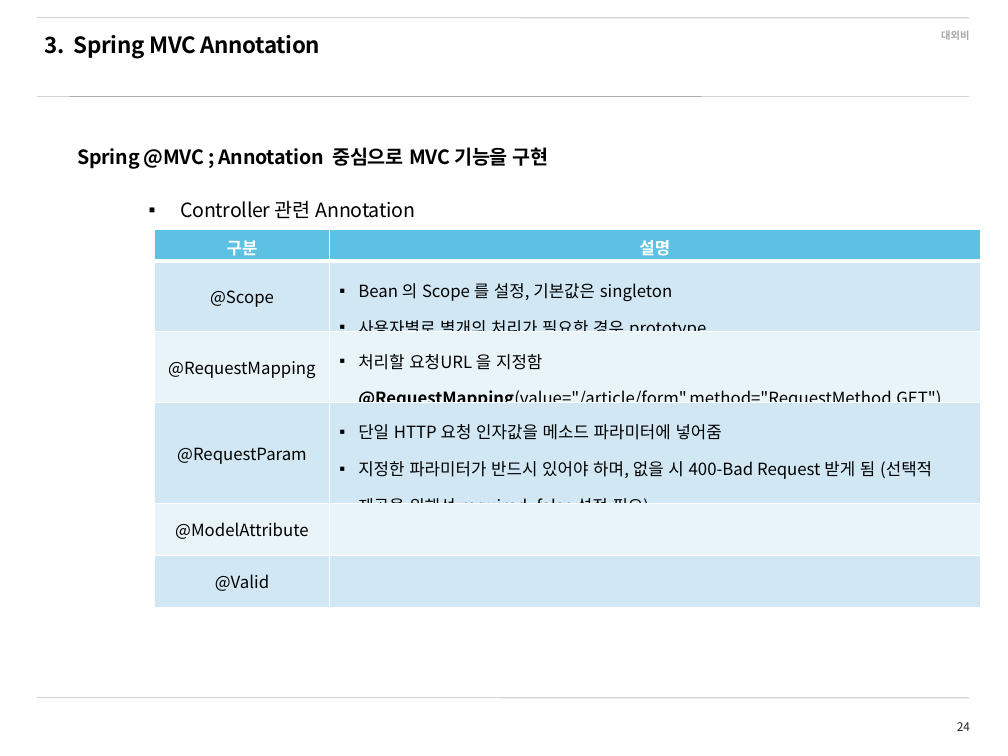
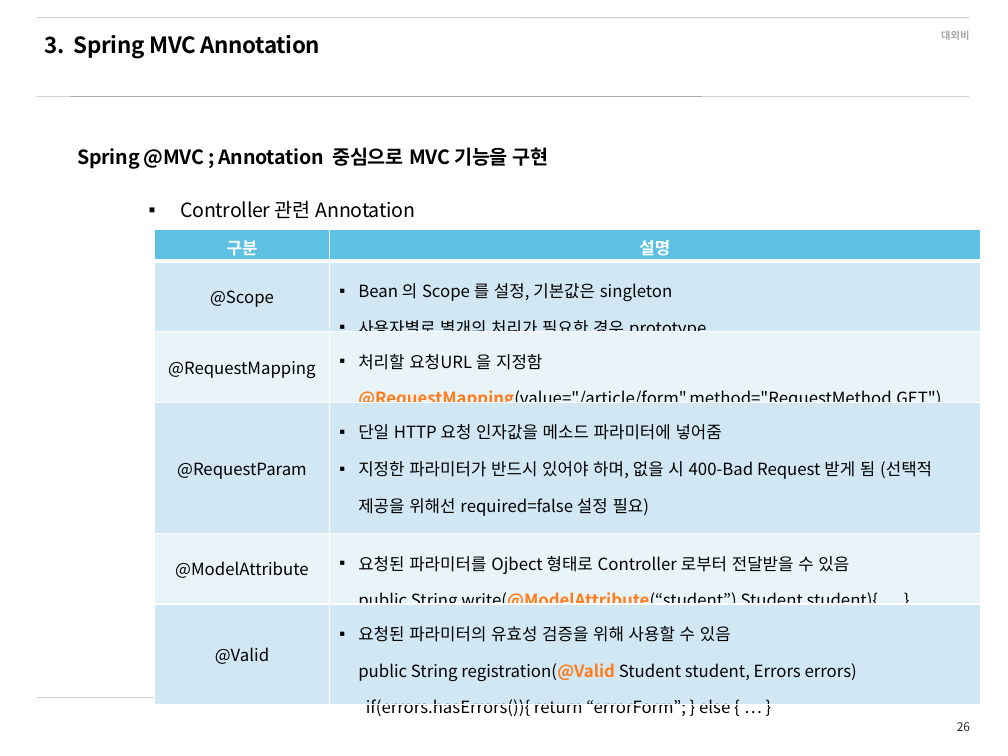
Before and after one commit to SeunghoonBaek/spring_learning, a slide deck: slide 26 of 09_Spring_Framework_MVC.pptx (slide 24 before the commit). Drawn at 1008x756 pixels with LibreOffice and Linux fonts; fonts in the diff are those of the drawing; background and template pictures are left out. Boxes give left, top, right and bottom in pixels: in the first picture for what was removed or moved away, otherwise in the second. Text is boxed around its words. In the diff, an @@ line names an element or a change of style, - is before the commit and + after.

```diff
--- a/09_Spring_Framework_MVC.pptx
+++ b/09_Spring_Framework_MVC.pptx
@@ table at (155,230,981,722) @@
-row 4, column 2: 단일 HTTP 요청 인자값을 메소드 파라미터에 넣어줌 / 지정한 파라미터가 반드시 있어야 하며, 없을 시 400-Bad Request 받게 됨 (선택적 제공을 위해선 required=false 설정 필요)
+row 4, column 2: 단일 HTTP 요청 인자값을 메소드 파라미터에 넣어줌 / 지정한 파라미터가 반드시 있어야 하며, 없을 시 400-Bad Request 받게 됨 (선택적 제공을 위해선 required=false 설정 필요) public String view(@RequestParam(value=“id”, required=false) int id ) {…}
-row 5, column 2: 
+row 5, column 2: 요청된 파라미터를 Ojbect 형태로 Controller 로부터 전달받을 수 있음 public String write(@ModelAttribute(“student”) Student student){ … }
-row 6, column 2: 
+row 6, column 2: 요청된 파라미터의 유효성 검증을 위해 사용할 수 있음 public String registration(@Valid Student student, Errors errors) if(errors.hasErrors()){ return “errorForm”; } else { … }
@@ text colour #000000 to #FF7C19 in "@RequestMapping(value="/article/form",method="RequestMethod. ..." @@
@@ page number at (957,722,970,731): text changed @@
-24
+26
```
Also in this commit, not shown: 5 other slides changed, 6 slides added, 1 slide removed, 22 other files.
